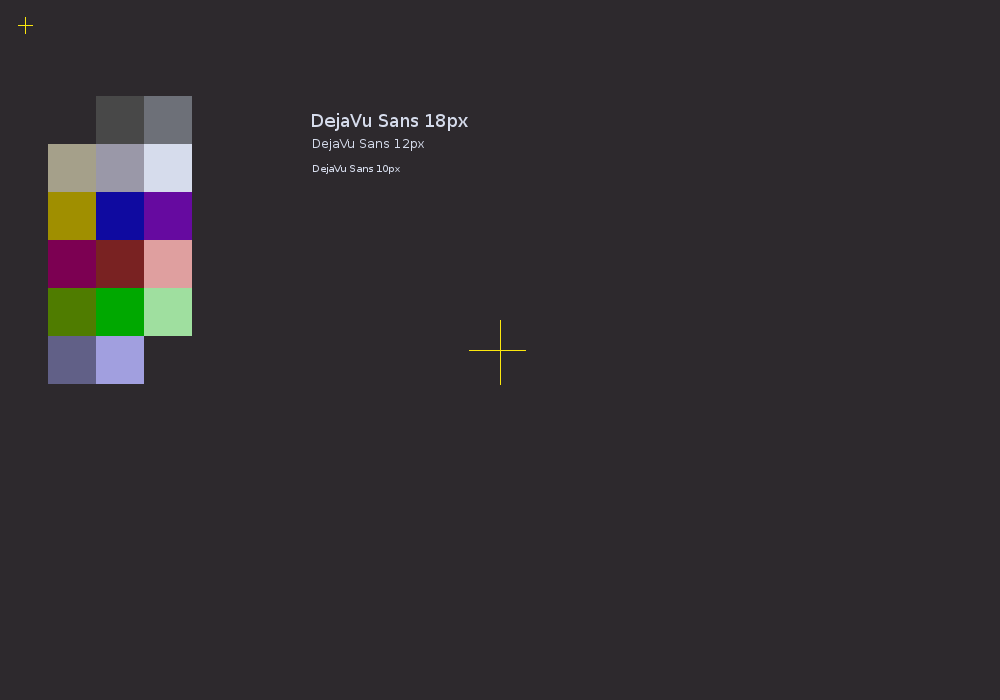
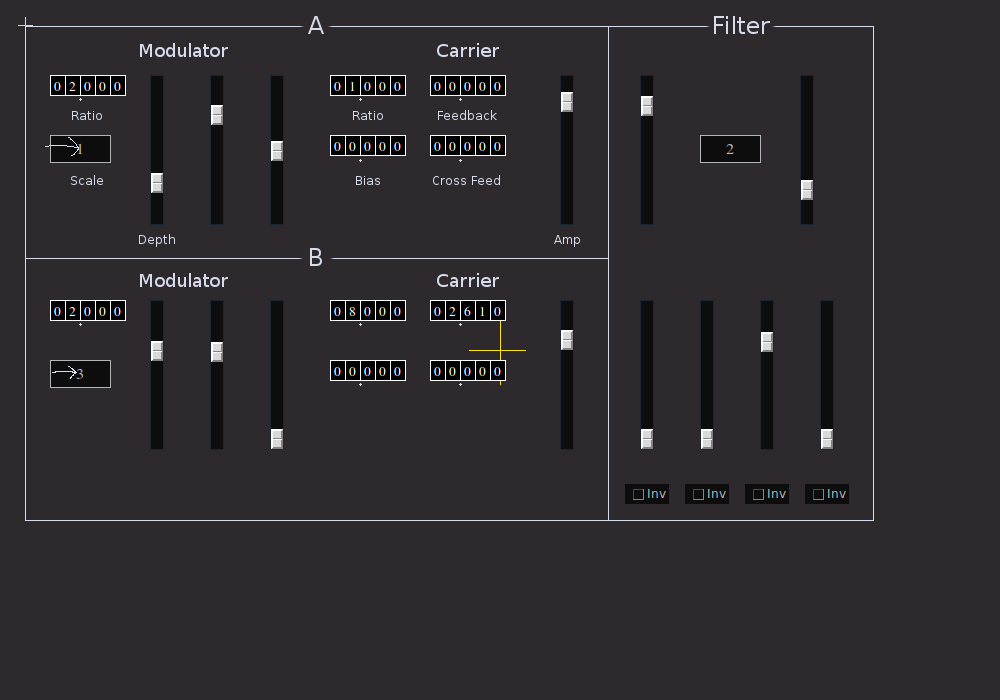
Layers edited between the first and the second 1000×700 image:
added layer "Amp" above "Cross Feed" over <box>554,235,580,247</box>
added layer "Cross Feed" above "Feedback" over <box>433,175,500,185</box>
added layer "Feedback" above "Bias" over <box>438,110,497,120</box>
added layer "Bias" above "Ratio #1" over <box>356,176,380,185</box>
added layer "Ratio #1" above "Depth" over <box>353,111,383,120</box>
added layer "Depth" above "Scale" over <box>139,234,175,247</box>
added layer "Scale" above "Ratio" over <box>71,175,103,185</box>
added layer "Ratio" above "Control Labels" over <box>72,111,102,120</box>
added layer "Section Labels" above "Section Borders" over <box>79,16,770,386</box>
added layer "Section Borders" above "Pallet" over <box>25,26,874,521</box>
hid "Pallet", painted on it over <box>25,26,874,521</box>
added layer "Clipboard" above "Registration" over <box>25,16,874,521</box>
